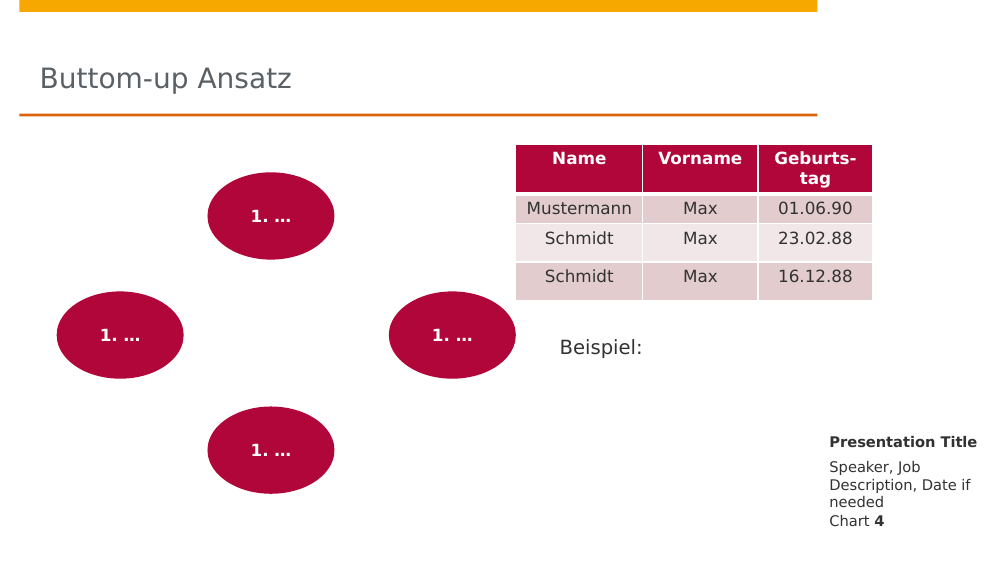
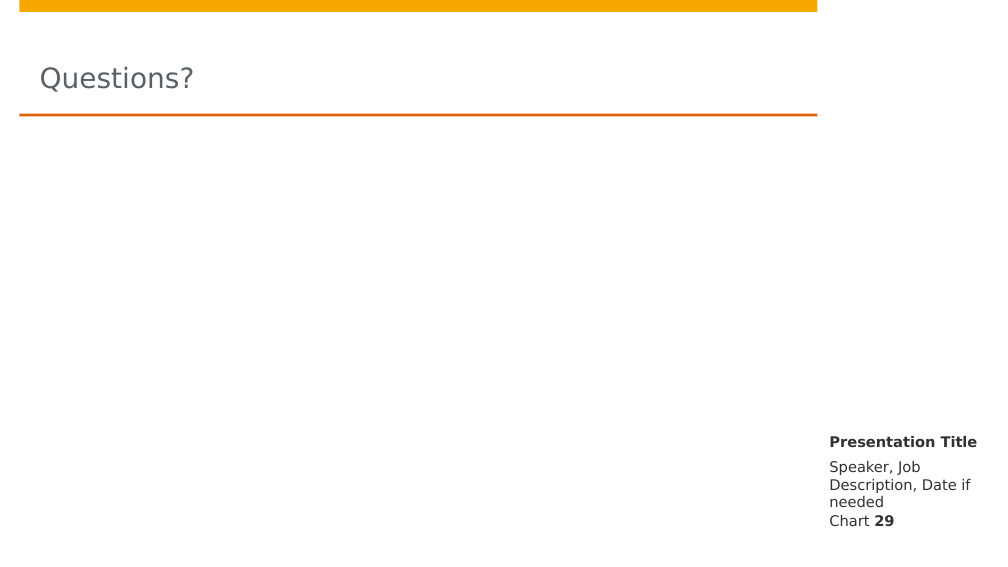
Before and after one commit to DBDA15/data-profiling, a slide deck: slide 29 of presentation.pptx (slide 4 before the commit). Drawn at 1008x567 pixels with LibreOffice and Linux fonts; fonts in the diff are those of the drawing; background and template pictures are left out. Boxes give left, top, right and bottom in pixels: in the first picture for what was removed or moved away, otherwise in the second. Text is boxed around its words. In the diff, an @@ line names an element or a change of style, - is before the commit and + after.

```diff
--- a/presentation.pptx
+++ b/presentation.pptx
@@ title at (x1=40, y1=66, x2=195, y2=92): text changed @@
-Buttom-up Ansatz
+Questions?
@@ table removed at (x1=516, y1=144, x2=873, y2=301), 4 rows, 3 columns @@
-Name | Vorname | Geburts-tag
-Mustermann | Max | 01.06.90
-Schmidt | Max | 23.02.88
-Schmidt | Max | 16.12.88
@@ group removed at (x1=56, y1=172, x2=516, y2=494): 4 ellipses @@
-1. …
-1. …
-1. …
-1. …
@@ text removed at (x1=560, y1=339, x2=643, y2=358) @@
-Beispiel:
@@ page number at (x1=829, y1=515, x2=894, y2=527): text changed @@
-Chart 4
+Chart 29
```
Also in this commit, not shown: 2 other slides changed, 25 slides added.
